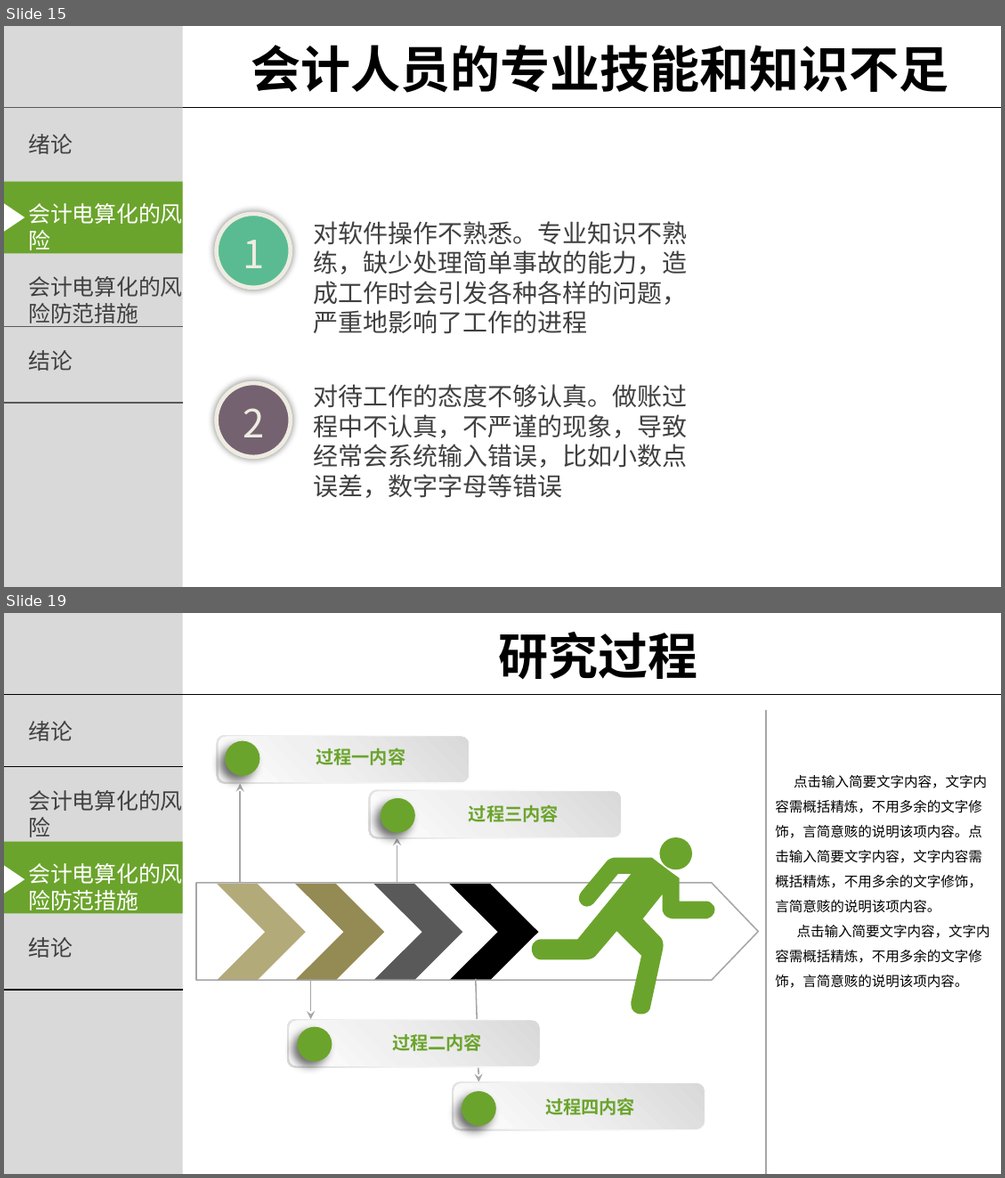
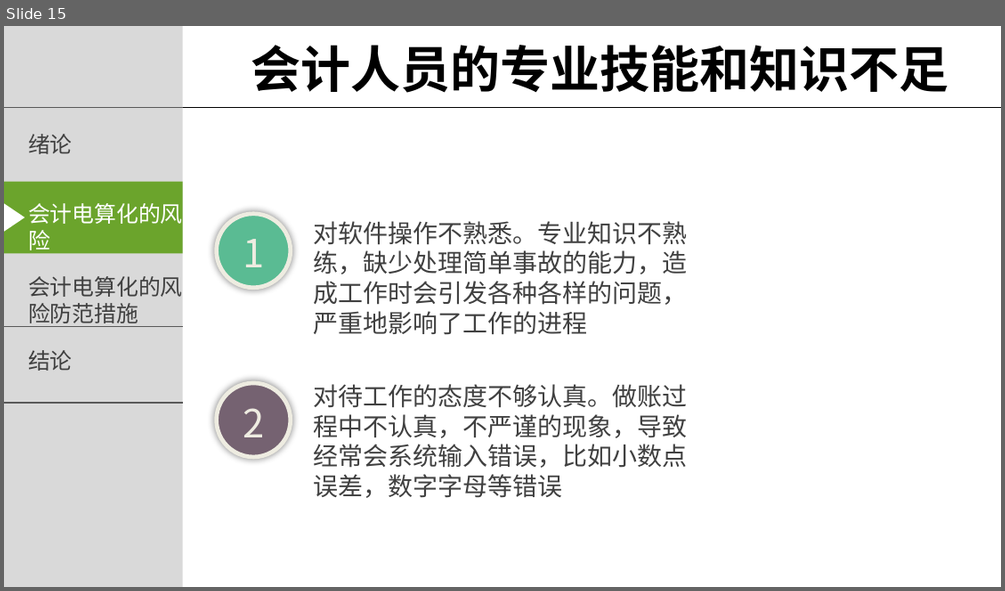
Before and after one commit to cnishop/d2src, a slide deck: 论文/毕业答辩.pptx. Shown one above the other, each under a label of ours: slides 15 and 19 before the commit, slide 15 after it; the slides between them are not shown. The pictures are 1005x1178 and 1005x591 pixels, drawn with LibreOffice and Linux fonts; fonts in the diff are those of the drawing; background and template pictures are left out. Boxes give left, top, right and bottom in pixels: in the first picture for what was removed or moved away, otherwise in the second. Text is boxed around its words. In the diff, an @@ line names an element or a change of style, - is before the commit and + after.

```diff
--- a/论文/毕业答辩.pptx
+++ b/论文/毕业答辩.pptx
@@ slide 19 removed at <box>4,613,1001,1174</box>, background picture (left out); not listed: 5 template elements that a slide beside it also shows @@
@@ rectangle removed at <box>14,613,180,691</box> @@
@@ text removed at <box>498,632,697,679</box> @@
-研究过程
@@ line removed from (182, 695) to (4, 695) @@
@@ line removed from (766, 711) to (766, 1173) @@
@@ line removed from (182, 766) to (4, 766) @@
@@ group removed at <box>217,735,470,784</box>: 2 rounded rectangles, 1 ellipse, 1 text @@
-1
-过程一内容
@@ text removed at <box>28,790,183,842</box> @@
-会计电算化的风险
@@ arrow removed from (240, 884) to (240, 784) @@
@@ text removed at <box>775,775,990,988</box> @@
-点击输入简要文字内容，文字内容需概括精炼，不用多余的文字修饰，言简意赅的说明该项内容。点击输入简要文字内容，文字内容需概括精炼，不用多余的文字修饰，言简意赅的说明该项内容。
-点击输入简要文字内容，文字内容需概括精炼，不用多余的文字修饰，言简意赅的说明该项内容。
@@ group removed at <box>369,790,623,839</box>: 2 rounded rectangles, 1 ellipse, 1 text @@
-3
-过程三内容
@@ rectangle removed at <box>4,841,182,913</box> @@
@@ arrow removed from (396, 882) to (396, 837) @@
@@ ellipse removed at <box>660,837,693,869</box> @@
@@ triangle removed at <box>4,866,24,893</box> @@
@@ text removed at <box>28,860,183,915</box> @@
-会计电算化的风险防范措施
@@ freeform shape removed at <box>530,857,716,1013</box> @@
@@ pentagon arrow removed at <box>196,882,759,980</box> @@
@@ chevron removed at <box>217,884,305,980</box> @@
@@ chevron removed at <box>295,884,384,980</box> @@
@@ chevron removed at <box>374,884,462,980</box> @@
@@ chevron removed at <box>450,884,538,980</box> @@
@@ arrow removed from (311, 979) to (311, 1019) @@
@@ arrow removed from (476, 979) to (478, 1081) @@
@@ line removed from (182, 989) to (4, 989) @@
@@ group removed at <box>287,1019,542,1068</box>: 2 rounded rectangles, 1 ellipse, 1 text @@
-2
-过程二内容
@@ group removed at <box>452,1081,705,1130</box>: 2 rounded rectangles, 1 ellipse, 1 text @@
-4
-过程四内容
```
Also in this commit, not shown: 11 slides changed, 7 slides added, 15 other slides removed, 1 other file.
